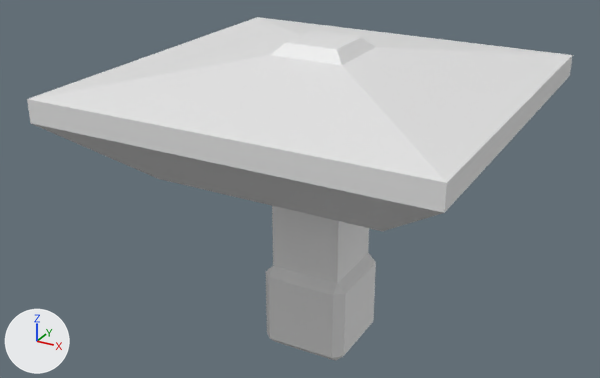
The FBX model Assets/Models/needlevel_c.fbx, before and after one commit.
Before and after are seen from a 50 mm lens placed at (7.63, -14.88, 11.06), pointed at (-0.47, -0.16, 3.71). The axes (+X, +Y, +Z) are drawn at lower left. The lights are the same throughout.
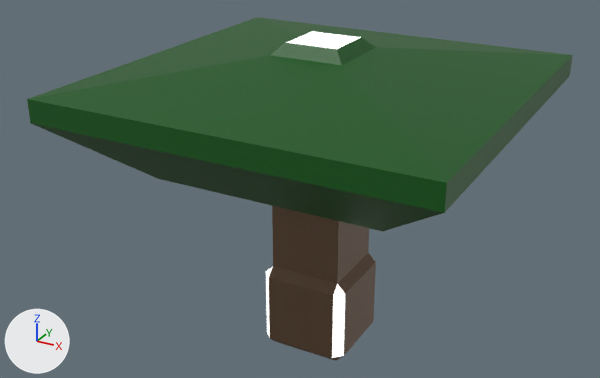
Boxes [x1, y1, x2, y2] around the edits, measured in the pictures (600 x 378 px):
part 1 of me_cube_001, recoloured (white to brown)
    both: [269, 206, 376, 361]
part 2 of me_cube_001, recoloured (white to green)
    both: [29, 17, 301, 99]
part 3 of me_cube_001, recoloured (white to green)
    both: [27, 55, 447, 231]
part 4 of me_cube_001, recoloured (white to green)
    both: [258, 17, 568, 55]
part 5 of me_cube_001, recoloured (white to green)
    both: [342, 47, 573, 212]
part 6 of me_cube_001, recoloured (white to green)
    both: [271, 37, 376, 65]

The edits, one by one:
Material 'leaf' (mat_leaf) is new.
Its base color is (0.00172, 0.0908, 0.00469) (dark green #06550f).
Material 'light' (mat_light) is new.
Its base color is (0.8, 0.8, 0.8) (white #e7e7e7).
Its emission strength is 1.0.
Material 'trunk' (mat_trunk) is new.
Its base color is (0.133, 0.0738, 0.0369) (brown #664d36).
me_cube_001 has 68 vertices, 70 faces and spans x -4.15..4.15, y -4.15..4.15, z 0.0..7.05.
me_cube_001 is used by ob_cube; location (0.0, 0.0, 0.0).
me_cube_001 part 1: 33 of the faces centred in x -1.0..1.0, y -1.0..1.0, z 0.0..5.72 switch from no material to mat_trunk (brown #664d36).
me_cube_001 part 2: all 5 faces centred in x -4.15..-2.15, y 0.0, z 5.12..6.56 switch from no material to mat_leaf (dark green #06550f).
me_cube_001 part 3: all 5 faces centred in x 0.0, y -4.15..-2.15, z 5.12..6.56 switch from no material to mat_leaf (dark green #06550f).
me_cube_001 part 4: all 5 faces centred in x 0.0, y 2.15..4.15, z 5.12..6.56 switch from no material to mat_leaf (dark green #06550f).
me_cube_001 part 5: all 5 faces centred in x 2.15..4.15, y 0.0, z 5.12..6.56 switch from no material to mat_leaf (dark green #06550f).
me_cube_001 part 6: all 4 faces centred in x -0.69..0.69, y -0.69..0.69, z 6.93 switch from no material to mat_leaf (dark green #06550f).
me_cube_001 now uses material mat_light (white #e7e7e7).
